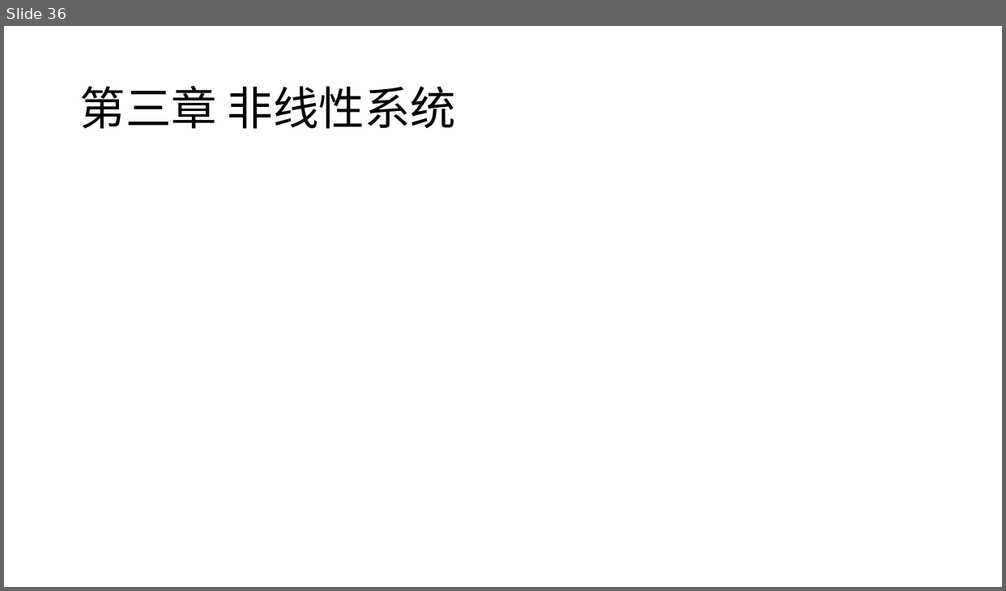
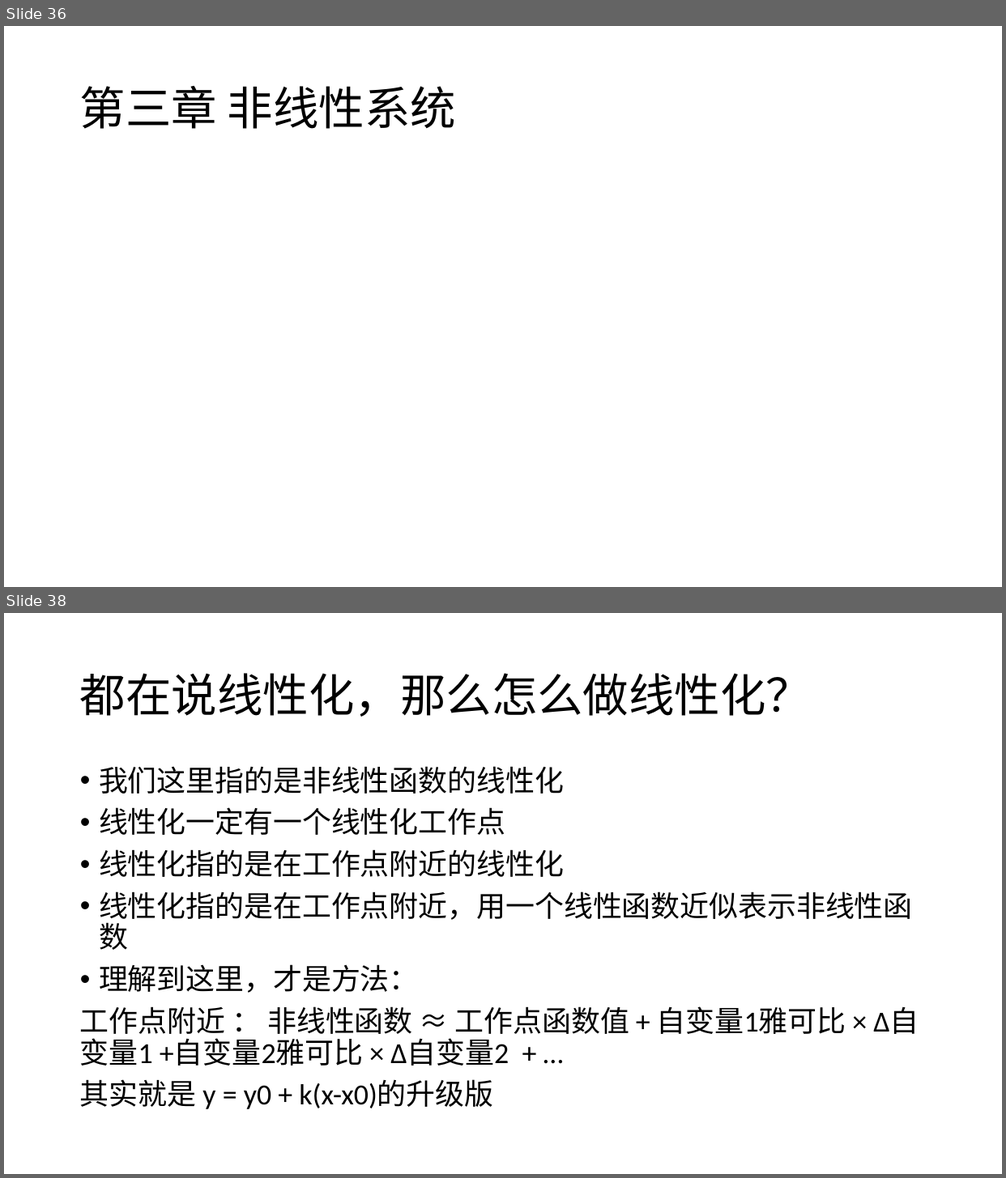
Before and after one commit to CR7dongfeng/State-Estimation, a slide deck: 问题检索清单.pptx. Shown one above the other, each under a label of ours: slide 36 before the commit, slides 36 and 38 after it; the slides between them are not shown. The pictures are 1006x591 and 1006x1178 pixels, drawn with LibreOffice and Linux fonts; fonts in the diff are those of the drawing. Boxes give left, top, right and bottom in pixels: in the first picture for what was removed or moved away, otherwise in the second. Text is boxed around its words. In the diff, an @@ line names an element or a change of style, - is before the commit and + after.

```diff
--- a/问题检索清单.pptx
+++ b/问题检索清单.pptx
@@ slide 38 added at <box>4,613,1002,1174</box>, background #FFFFFF @@
@@ title added at <box>80,673,812,717</box>, 44 pt, text #000000 @@
+都在说线性化，那么怎么做线性化？
@@ text added at <box>80,766,913,1110</box>, 28 pt, text #000000 @@
+• 我们这里指的是非线性函数的线性化
+• 线性化一定有一个线性化工作点
+• 线性化指的是在工作点附近的线性化
+• 线性化指的是在工作点附近，用一个线性函数近似表示非线性函数
+• 理解到这里，才是方法：
+工作点附近 ： 非线性函数 ≈ 工作点函数值 + 自变量1雅可比 × Δ自变量1 +自变量2雅可比 × Δ自变量2 + …
+其实就是 y = y0 + k(x-x0)的升级版
```
Also in this commit, not shown: 8 slides changed, 11 other slides added.
